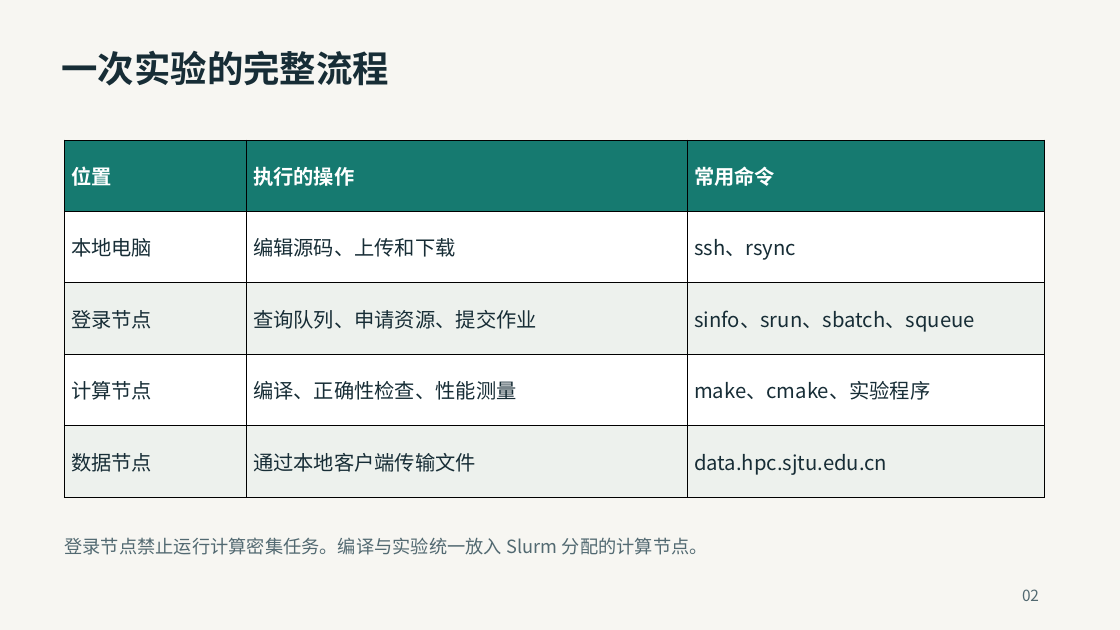
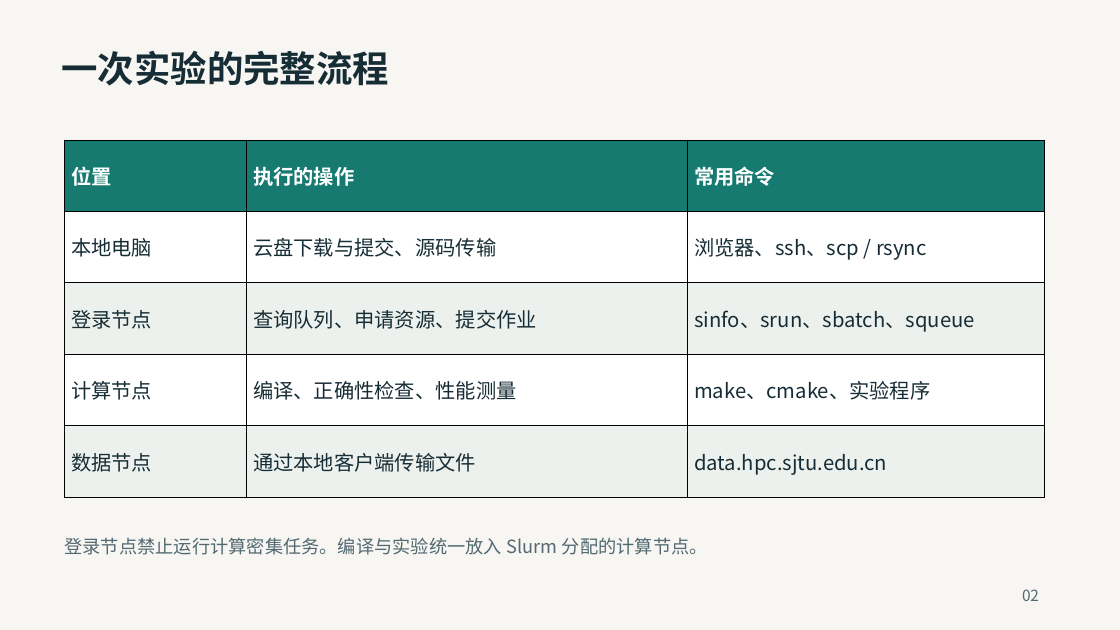
Before and after one commit to 2026-fall-calabs/calabs-2026-fall-starter, a slide deck: slide 2 of docs/交我算平台Lab运行指南-学生版.pptx. Drawn at 1120x630 pixels with LibreOffice and Linux fonts; fonts in the diff are those of the drawing. Boxes give left, top, right and bottom in pixels: in the first picture for what was removed or moved away, otherwise in the second. Text is boxed around its words. In the diff, an @@ line names an element or a change of style, - is before the commit and + after.

```diff
--- a/docs/交我算平台Lab运行指南-学生版.pptx
+++ b/docs/交我算平台Lab运行指南-学生版.pptx
@@ table at (64,140,1044,497) @@
-row 2, column 2: 编辑源码、上传和下载
+row 2, column 2: 云盘下载与提交、源码传输
-row 2, column 3: ssh、rsync
+row 2, column 3: 浏览器、ssh、scp / rsync
```
Also in this commit, not shown: 14 other slides changed, 7 slides added, 1 slide removed, 6 other files.
